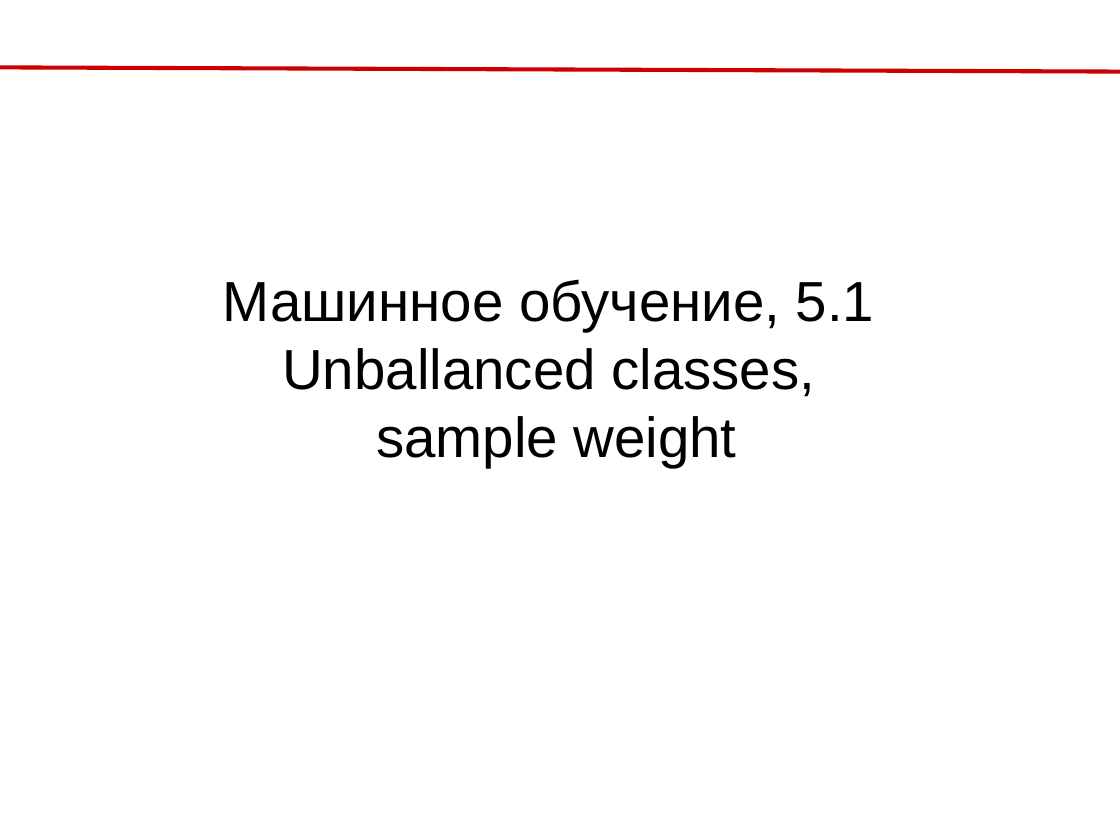
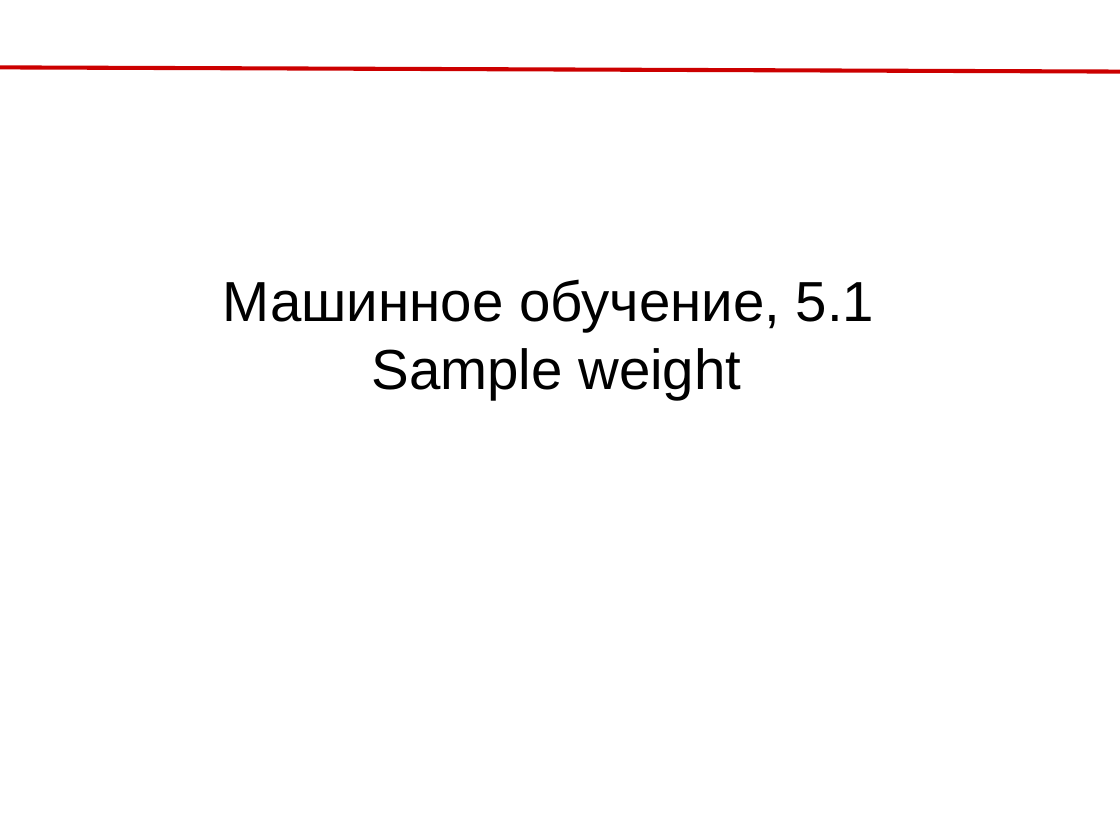
Before and after one commit to rykachevskiy/239, a slide deck: slide 1 of 5.Ensembles/5.1.Imballanced_clf,_sample_weight.odp. Drawn at 1120x840 pixels with LibreOffice and Linux fonts; fonts in the diff are those of the drawing. Boxes give left, top, right and bottom in pixels: in the first picture for what was removed or moved away, otherwise in the second. Text is boxed around its words. In the diff, an @@ line names an element or a change of style, - is before the commit and + after.

```diff
--- a/5.Ensembles/5.1.Imballanced_clf,_sample_weight.odp
+++ b/5.Ensembles/5.1.Imballanced_clf,_sample_weight.odp
@@ text at [371,348,741,399]: text changed @@
-Unballanced classes,
-sample weight
+Sample weight
```
Also in this commit, not shown: 3 slides added, 1 slide removed, 4 other files.
